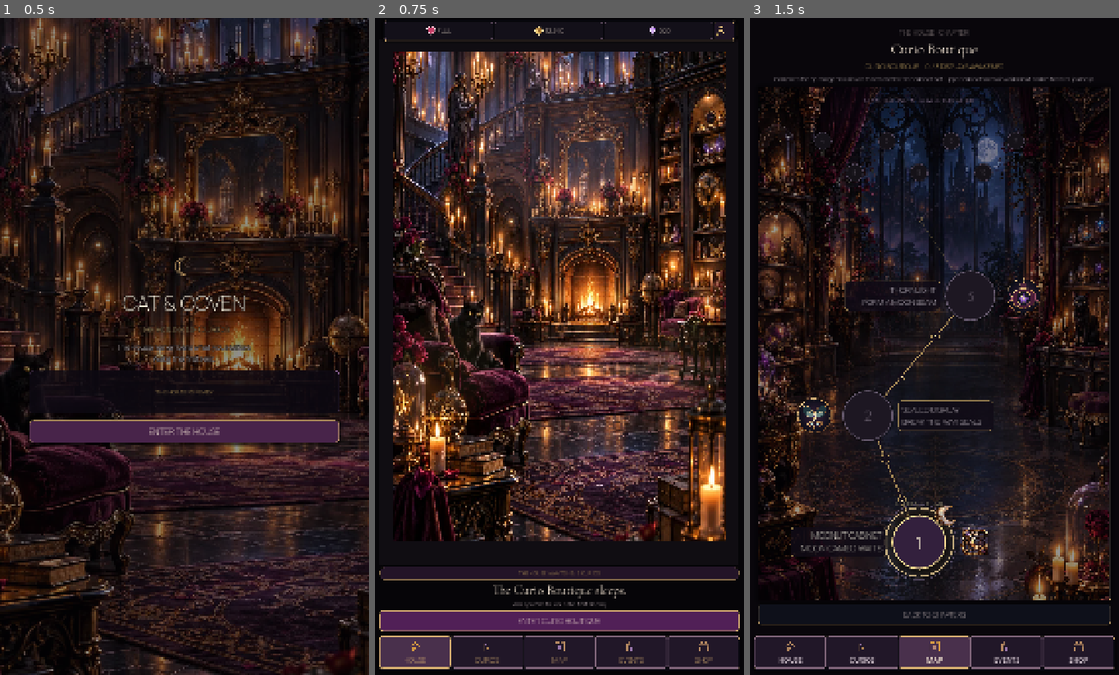
Above: before the commit, frames 1-3 (left to right).
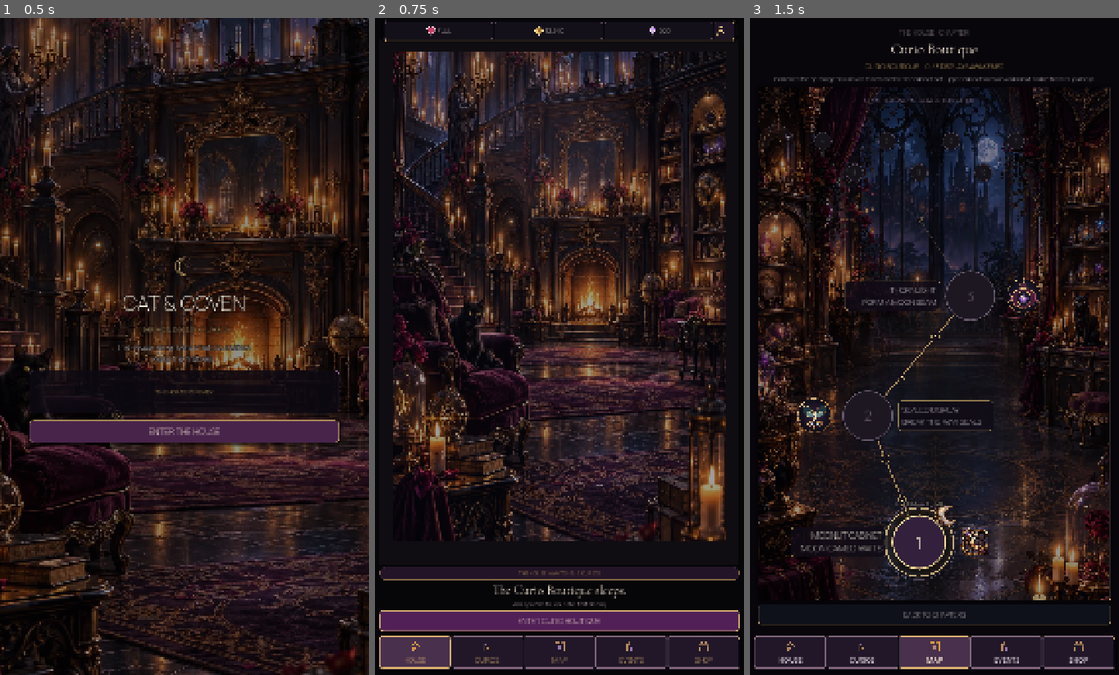
Above: after the commit, the same moments.

Repository: Jay-prodesign/akilta-match3
Game: Godot game, scene res://src/app/app_bootstrap.tscn
The game is run twice, just before and just after one commit, with the same random seed, the same clock (stepped at 60 frames per second) and the same inputs.
Inputs:
- Up to frame 1 (0.5 s): no input
- Up to frame 2 (0.75 s): click "ENTER THE HOUSE" at 0.5 s
- Up to frame 3 (1.5 s): click "ENTER CURIO BOUTIQUE" at 1.25 s

Frame 1 is identical in both runs. In frame 2, 28% of the frame differs, in the area x 4-96%, y 5-80%; in frame 3, nothing differs.

Commit message:
House: stage-reactive authored atmosphere

Diff:
--- a/src/ui/home/house_home.gd
+++ b/src/ui/home/house_home.gd
@@ -61,6 +61,8 @@
 
 func apply_presentation_settings(state: Dictionary) -> void:
 	_reduced_motion = bool(state.get("reduced_motion", false))
+	if room_view != null and room_view.has_method("apply_presentation_settings"):
+		room_view.apply_presentation_settings(state)
 
 func _refresh() -> void:
 	var stage: int = 0
--- a/src/world/curio_boutique.gd
+++ b/src/world/curio_boutique.gd
@@ -37,9 +37,23 @@
 
 var house_stage: int = 0
 var curios: Array[String] = []
+var _reduced_motion: bool = false
+var _ambient_phase: float = 0.0
+
+func _process(delta: float) -> void:
+	if _reduced_motion or house_stage <= 0:
+		return
+	_ambient_phase = fmod(_ambient_phase + delta * 1.15, TAU)
+	queue_redraw()
+
+func apply_presentation_settings(state: Dictionary) -> void:
+	_reduced_motion = bool(state.get("reduced_motion", false))
+	if _reduced_motion:
+		_ambient_phase = 0.0
+	queue_redraw()
 
 func set_house_state(stage: int, owned_curios: Array[String]) -> void:
-	house_stage = stage
+	house_stage = clampi(stage, 0, 3)
 	curios = owned_curios.duplicate()
 	var cameo_overlay := get_node_or_null("MoonCameoOverlay")
 	if cameo_overlay != null:
@@ -72,20 +86,86 @@
 		_draw_awakened_sparkles(room)
 
 
+func _stage_veil_alpha() -> float:
+	match house_stage:
+		0:
+			return 0.40
+		1:
+			return 0.27
+		2:
+			return 0.15
+		_:
+			return 0.06
+
+func _ambient_tier() -> String:
+	match house_stage:
+		0:
+			return "dormant"
+		1:
+			return "first_cabinet_awake"
+		2:
+			return "side_display_awake"
+		_:
+			return "opening_set_alive"
+
+func _ambient_breath() -> float:
+	if _reduced_motion or house_stage <= 0:
+		return 1.0
+	return 0.96 + sin(_ambient_phase) * 0.04
+
 func _draw_authored_atmosphere(room: Rect2) -> void:
+	# The environment itself is always the authored raster. These runtime layers
+	# are lighting/color-response VFX only, so House progression changes the same
+	# camera without redrawing furniture, architecture or painted props.
+	var veil := Color("#090A17")
+	veil.a = _stage_veil_alpha()
+	draw_rect(room, veil, true)
+
+	var breath := _ambient_breath()
 	var moon_center := Vector2(room.get_center().x, room.position.y + room.size.y * 0.19)
-	for i in range(5, 0, -1):
+	for i in range(4, 0, -1):
 		var glow := Color(LILAC)
-		glow.a = 0.008 + float(i) * 0.008
-		draw_circle(moon_center, room.size.x * (0.10 + float(i) * 0.035), glow)
-	for side in [-1.0, 1.0]:
-		var warm_center := Vector2(room.get_center().x + side * room.size.x * 0.34, room.position.y + room.size.y * 0.64)
-		for i in range(3, 0, -1):
+		glow.a = (0.006 + float(i) * 0.006) * breath
+		draw_circle(moon_center, room.size.x * (0.10 + float(i) * 0.032), glow)
+
+	if house_stage >= 1:
+		var cabinet_center := Vector2(room.position.x + room.size.x * 0.84, room.position.y + room.size.y * 0.37)
+		var stage_strength := 0.72 + float(house_stage) * 0.18
+		for i in range(5, 0, -1):
 			var warm := Color(GOLD)
-			warm.a = 0.008 + float(i) * 0.010
-			draw_circle(warm_center, room.size.x * (0.06 + float(i) * 0.035), warm)
-	if house_stage > 0:
-		_draw_awakened_sparkles(room)
+			warm.a = (0.008 + float(i) * 0.008) * stage_strength * breath
+			draw_circle(cabinet_center, room.size.x * (0.07 + float(i) * 0.028), warm)
+
+	if house_stage >= 2:
+		var hearth_center := Vector2(room.get_center().x, room.position.y + room.size.y * 0.57)
+		for i in range(4, 0, -1):
+			var hearth := Color("#E5A766")
+			hearth.a = (0.005 + float(i) * 0.006) * breath
+			draw_circle(hearth_center, room.size.x * (0.08 + float(i) * 0.035), hearth)
+
+	if house_stage >= 3:
+		var room_wake := Color(GOLD)
+		room_wake.a = 0.022 * breath
+		draw_rect(room, room_wake, true)
+
+func living_house_contract() -> Dictionary:
+	var restored := 0
+	for curio_id in ["moon_cameo", "moth_reliquary", "thorned_locket"]:
+		if curios.has(curio_id):
+			restored += 1
+	return {
+		"stage": house_stage,
+		"ambient_tier": _ambient_tier(),
+		"stage_veil_alpha": _stage_veil_alpha(),
+		"breathing_active": house_stage > 0 and not _reduced_motion,
+		"reduced_motion": _reduced_motion,
+		"authored_backdrop_id": BACKDROP_ASSET_ID,
+		"authored_backdrop_loaded": _backdrop != null,
+		"same_camera": true,
+		"runtime_world_art": "authored_raster_plus_state_vfx",
+		"restored_curio_count": restored,
+		"procedural_environment_fallback": false,
+	}
 
 func restoration_contract() -> Dictionary:
 	return {
--- a/tests/integration/test_restoration_presentation.gd
+++ b/tests/integration/test_restoration_presentation.gd
@@ -9,6 +9,21 @@
 	call_deferred("_run")
 
 func _run() -> void:
+	var dormant = HouseScene.instantiate()
+	root.add_child(dormant)
+	await _frames(2)
+	var dormant_room = dormant.get_node_or_null("Layout/RoomView")
+	_expect(dormant_room != null and dormant_room.has_method("living_house_contract"), "Dormant House living-state contract missing")
+	var dormant_living: Dictionary = dormant_room.living_house_contract() if dormant_room != null and dormant_room.has_method("living_house_contract") else {}
+	_expect(String(dormant_living.get("ambient_tier", "")) == "dormant", "stage 0 House must own a dormant ambient tier")
+	_expect(float(dormant_living.get("stage_veil_alpha", 0.0)) >= 0.35, "dormant House must visibly suppress the fully-lit authored backdrop")
+	_expect(bool(dormant_living.get("authored_backdrop_loaded", false)), "Living House must retain authored raster environment art")
+	_expect(bool(dormant_living.get("same_camera", false)), "Living House stages must preserve the same camera")
+	_expect(not bool(dormant_living.get("procedural_environment_fallback", true)), "Living House must not fall back to procedural room art")
+	_expect(not bool(dormant_living.get("breathing_active", true)), "dormant House must not pulse")
+	dormant.queue_free()
+	await _frames(2)
+
 	var reduced = HouseScene.instantiate()
 	root.add_child(reduced)
 	await _frames(2)
@@ -28,6 +43,11 @@
 		_expect(bool(contract.get("moth_reliquary_visible", false)), "Reduced Motion must retain the restored Moth Reliquary")
 		_expect(reduced_room.modulate == Color.WHITE, "Reduced Motion must not leave the House in a transitional tint")
 		_expect(reduced_room.get_node_or_null("RestorationAwakeningEcho") == null, "Reduced Motion must skip scale/tween awakening echo")
+		var living: Dictionary = reduced_room.living_house_contract()
+		_expect(String(living.get("ambient_tier", "")) == "side_display_awake", "stage 2 House must activate side-display atmosphere")
+		_expect(float(living.get("stage_veil_alpha", 1.0)) < float(dormant_living.get("stage_veil_alpha", 0.0)), "restoration must progressively reveal the authored House")
+		_expect(not bool(living.get("breathing_active", true)), "Reduced Motion must keep Living House lighting static")
+		_expect(int(living.get("restored_curio_count", 0)) == 2, "stage 2 Living House must reflect two persistent Curios")
 	_expect(reduced_card != null and reduced_card.size.y <= reduced.size.y * 0.13, "Restoration ceremony summary must stay compact over the House world")
 	_expect(reduced_hero != null and reduced_hero.texture != null, "Restoration must render the recovered Curio motif as production hero artwork while exact item identity remains in the summary")
 	reduced.queue_free()
@@ -52,6 +72,11 @@
 		_expect(bool(contract.get("thorned_locket_visible", false)), "Animated restoration must retain the Thorned Locket")
 		var echo: TextureRect = animated_room.get_node_or_null("RestorationAwakeningEcho") as TextureRect
 		_expect(echo != null and echo.texture != null, "Stage 3 must render the contract-owned Curio awakening echo")
+		var living: Dictionary = animated_room.living_house_contract()
+		_expect(String(living.get("ambient_tier", "")) == "opening_set_alive", "stage 3 House must reach fully alive opening ambience")
+		_expect(bool(living.get("breathing_active", false)), "animated stage 3 House must keep subtle ambient breathing")
+		_expect(float(living.get("stage_veil_alpha", 1.0)) < 0.10, "stage 3 House must reveal nearly all authored environment luminance")
+		_expect(int(living.get("restored_curio_count", 0)) == 3, "stage 3 Living House must reflect all three persistent Curios")
 	_expect(animated_card != null and animated_card.size.y <= animated.size.y * 0.13, "Animated ceremony summary must stay compact over the House world")
 	_expect(animated_hero != null and animated_hero.texture != null, "Animated restoration must retain the recovered Curio production motif")
 	animated.queue_free()
